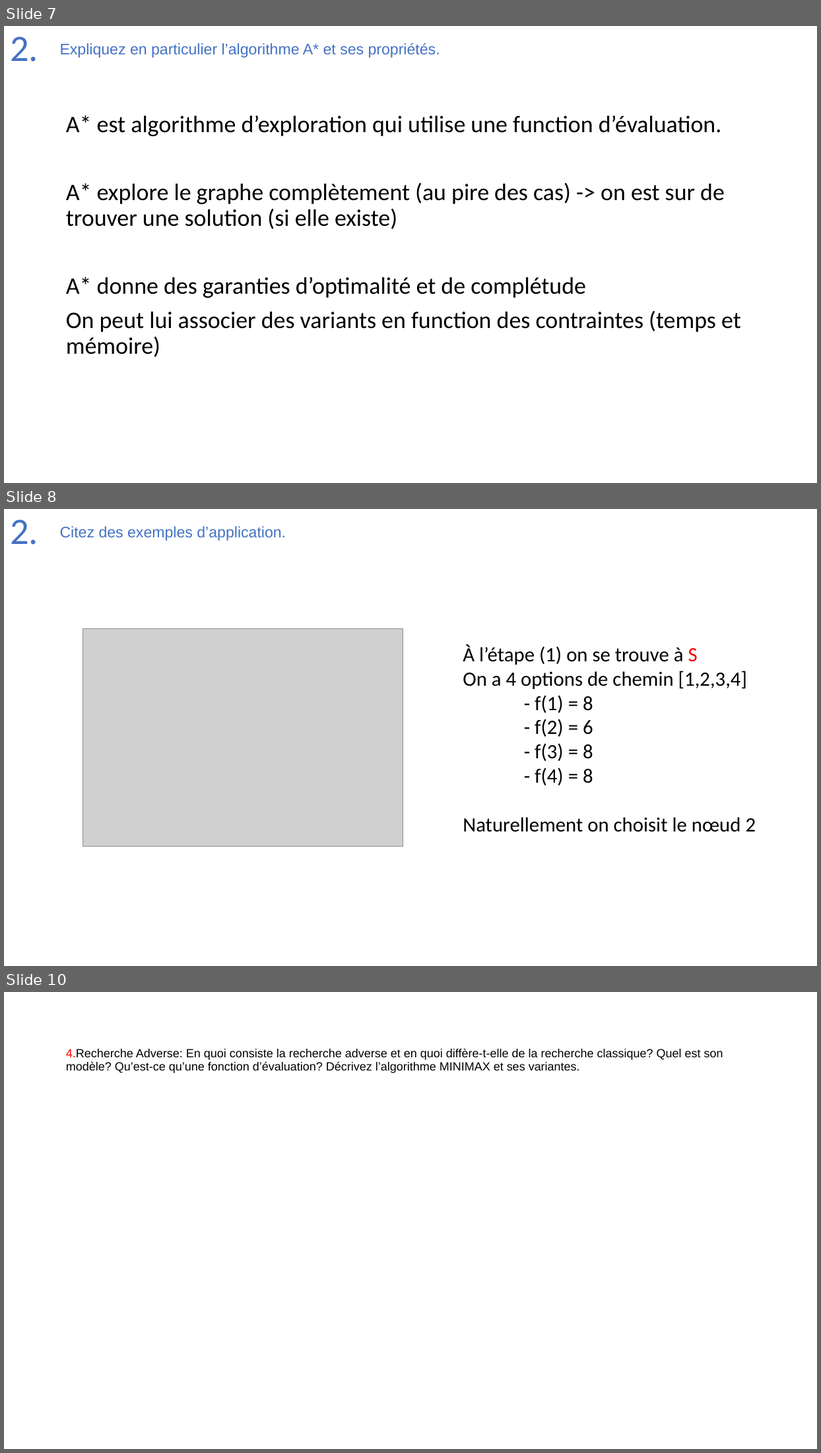
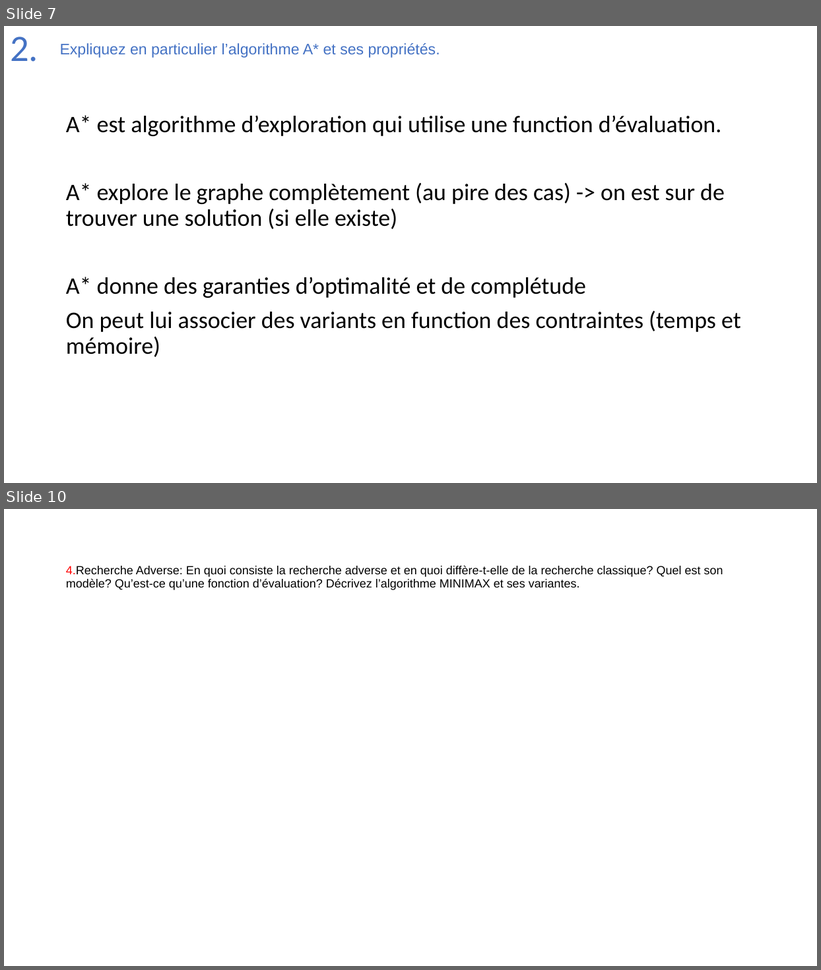
Before and after one commit to Joao-Quinta/Uni3eme, a slide deck: intelligenceArtificielle/Intelligence_artificielle_exam.pptx. Shown one above the other, each under a label of ours: slides 7, 8 and 10 before the commit, slides 7 and 10 after it; the slides between them are not shown. The pictures are 821x1453 and 821x970 pixels, drawn with LibreOffice and Linux fonts; fonts in the diff are those of the drawing; grey boxes stand for pictures. Boxes give left, top, right and bottom in pixels: in the first picture for what was removed or moved away, otherwise in the second. Text is boxed around its words. In the diff, an @@ line names an element or a change of style, - is before the commit and + after.

```diff
--- a/intelligenceArtificielle/Intelligence_artificielle_exam.pptx
+++ b/intelligenceArtificielle/Intelligence_artificielle_exam.pptx
@@ slide 8 removed at box(4, 509, 817, 966), background #FFFFFF @@
@@ title removed at box(10, 520, 38, 545) @@
-2.
@@ text removed at box(60, 526, 286, 541) @@
-Citez des exemples d’application.
@@ picture removed at box(83, 628, 403, 847) @@
@@ text removed at box(463, 644, 756, 832) @@
-À l’étape (1) on se trouve à S
-On a 4 options de chemin [1,2,3,4]
-- f(1) = 8
-- f(2) = 6
-- f(3) = 8
-- f(4) = 8
-Naturellement on choisit le nœud 2
```
Also in this commit, not shown: 1 slide changed, 1 slide added.
